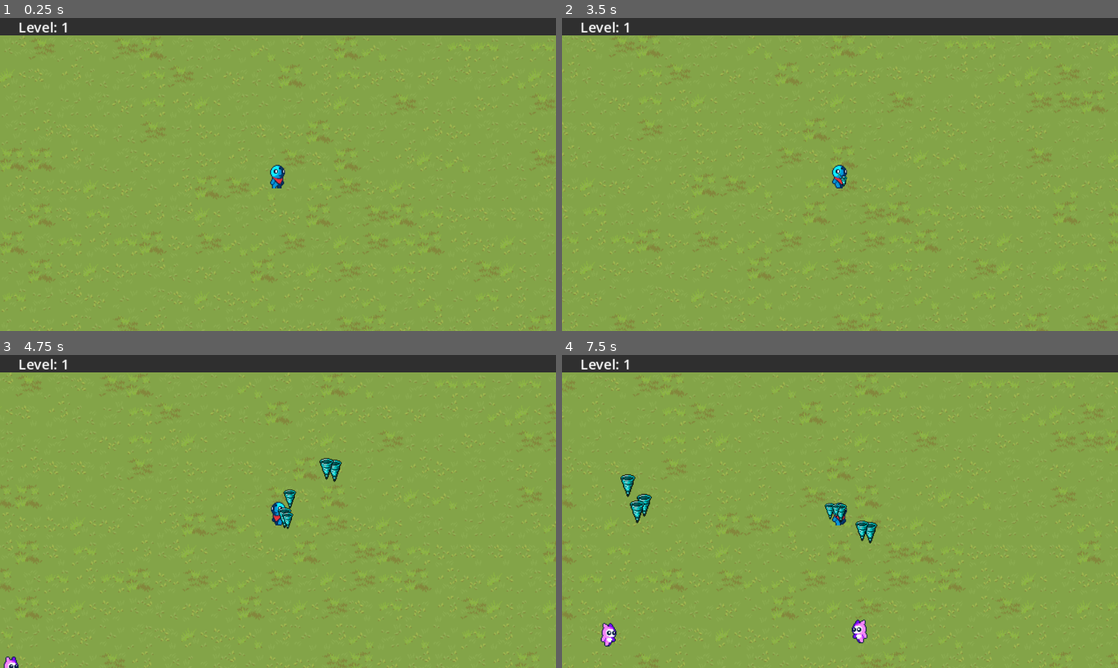
Above: before the commit, frames 1-4 (two rows, left to right).
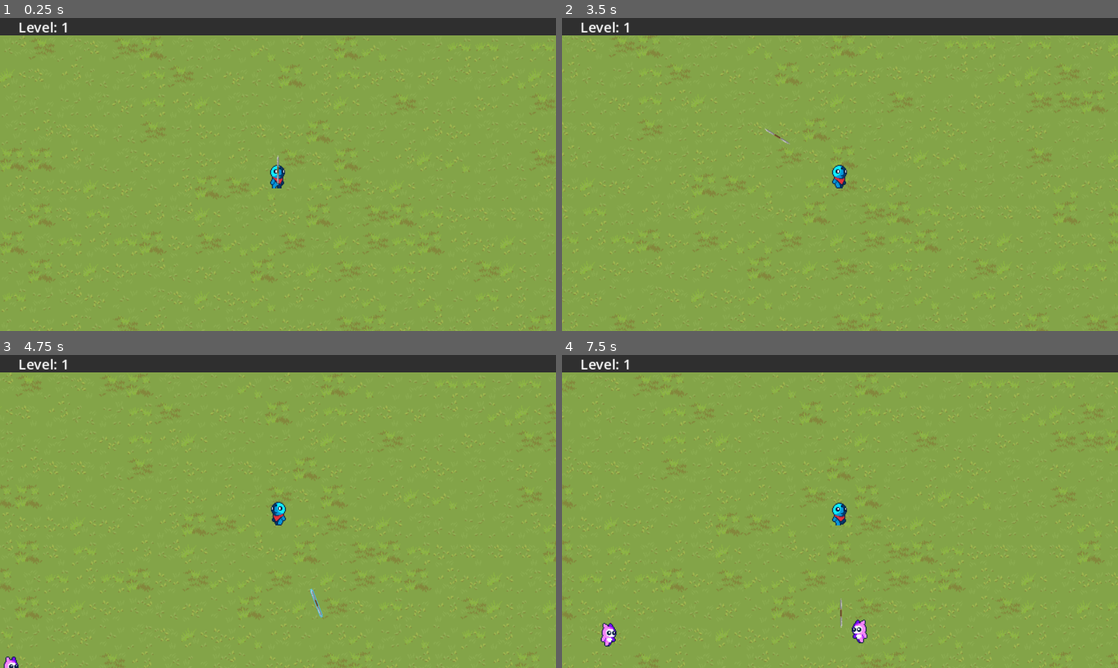
Above: after the commit, the same moments.

Repository: asuujx/andys-adventure
Game: Godot game, scene res://world/world.tscn
The game is run twice, just before and just after one commit, with the same random seed, the same clock (stepped at 60 frames per second) and the same inputs.
Inputs:
- Up to frame 1 (0.25 s): no input
- Up to frame 2 (3.5 s): tap Enter at 0.5 s; hold D (right) 0.53-1.28 s; hold S (down) 1.28-2.03 s; hold D (right) 2.03-2.78 s; hold W (up) from 2.78 s (still down)
- Up to frame 3 (4.75 s): release W (up) at 3.53 s; hold A (left) from 3.53 s (still down)
- Up to frame 4 (7.5 s): release A (left) at 5.03 s; hold S (down) 5.03-5.78 s; hold D (right) 5.78-6.53 s; hold W (up) 6.53-7.28 s; hold D (right) from 7.28 s (still down)

The runs differ from the first frame. In frame 1, less than 0.1% of the frame differs, in the area x 49-51%, y 44-54%; in frame 2, less than 0.1%; in frame 3, 0.5%; in frame 4, 0.7%, in the area x 10-57%, y 38-88%.

Commit message:
Add javelin attack

Diff:
--- /dev/null
+++ b/player/attack/javelin.gd
@@ -0,0 +1,122 @@
+extends Area2D
+
+var level = 1
+var hp = 9999
+var speed = 200.0
+var damage = 10
+var knockback_amount = 100
+var paths = 1
+var attack_size = 1.0
+var attack_speed = 4.0
+
+var target = Vector2.ZERO
+var target_array = []
+
+var angle = Vector2.ZERO
+var reset_position = Vector2.ZERO
+
+var spr_jav_reg = preload("res://assets/textures/weapon/javelin_3_new.png")
+var spr_jav_atk = preload("res://assets/textures/weapon/javelin_3_new_attack.png")
+
+@onready var player = get_tree().get_first_node_in_group("player")
+@onready var sprite = $Sprite2D
+@onready var collision = $CollisionShape2D
+@onready var attackTimer = get_node("AttackTimer")
+@onready var changeDirectionTimer = get_node("ChangeDirection")
+@onready var resetPosTimer = get_node("ResetPosTimer")
+
+signal remove_from_array(object)
+
+func _ready():
+	update_javelin()
+	_on_reset_pos_timer_timeout()
+
+func update_javelin():
+	level = player.javelin_level
+	match level:
+		1:
+			hp = 9999
+			speed = 200.0
+			damage = 10
+			knockback_amount = 100
+			paths = 1
+			attack_size = 1.0
+			attack_speed = 4.0
+	scale = Vector2(1.0, 1.0) * attack_size
+	attackTimer.wait_time = attack_speed
+
+func _physics_process(delta):
+	if target_array.size() > 0:
+		position += angle * speed * delta
+	else:
+		var player_angle = global_position.direction_to(reset_position)
+		var distance_dif = global_position - player.global_position
+		var return_speed = 20
+		if abs(distance_dif.x) > 500 or abs(distance_dif.y) > 500:
+			return_speed = 100
+		position += player_angle * return_speed * delta
+		rotation = global_position.direction_to(player.global_position).angle() + deg_to_rad(135)
+
+func add_paths():
+	emit_signal("remove_from_array", self)
+	target_array.clear()
+
+	var counter = 0
+
+	while counter < paths:
+		var new_path = player.get_random_target()
+		target_array.append(new_path)
+		counter += 1
+		enable_attack(true)
+	target = target_array[0]
+	process_path()
+
+func process_path():
+	angle = global_position.direction_to(target)
+	changeDirectionTimer.start()
+
+	var tween = create_tween()
+	var new_rotation_degrees = angle.angle() + deg_to_rad(135)
+	tween.tween_property(self, "rotation", new_rotation_degrees, 0.25).set_trans(Tween.TRANS_QUINT).set_ease(Tween.EASE_OUT)
+	tween.play()
+
+func enable_attack(atk = true):
+	if atk:
+		collision.call_deferred("set", "disabled", false)
+		sprite.texture = spr_jav_atk
+	else:
+		collision.call_deferred("set", "disabled", true)
+		sprite.texture = spr_jav_reg
+
+
+func _on_attack_timer_timeout():
+	add_paths()
+
+
+func _on_change_direction_timeout():
+	if target_array.size() > 0:
+		target_array.remove_at(0)
+		if target_array.size() > 0:
+			target = target_array[0]
+			process_path()
+			emit_signal("remove_from_array", self)
+		else:
+			enable_attack(false)
+	else:
+		changeDirectionTimer.stop()
+		attackTimer.start()
+		enable_attack(false)
+
+
+func _on_reset_pos_timer_timeout():
+	var choose_direction = randi() % 4
+	reset_position = player.global_position
+	match choose_direction:
+		0:
+			reset_position.x += 50
+		1:
+			reset_position.x -= 50
+		2:
+			reset_position.y += 50
+		3:
+			reset_position.y -= 50
--- /dev/null
+++ b/player/attack/javelin.tscn
@@ -0,0 +1,38 @@
+[gd_scene load_steps=4 format=3 uid="uid://bcis4v5aky87u"]
+
+[ext_resource type="Script" path="res://player/attack/javelin.gd" id="1_oaqog"]
+[ext_resource type="Texture2D" uid="uid://4kb4insxhkq0" path="res://assets/textures/weapon/javelin_3_new.png" id="1_u85t4"]
+
+[sub_resource type="RectangleShape2D" id="RectangleShape2D_y5jee"]
+size = Vector2(6.36396, 34.6482)
+
+[node name="Javelin" type="Area2D" groups=["attack"]]
+top_level = true
+collision_layer = 5
+collision_mask = 0
+script = ExtResource("1_oaqog")
+
+[node name="Sprite2D" type="Sprite2D" parent="."]
+texture = ExtResource("1_u85t4")
+
+[node name="CollisionShape2D" type="CollisionShape2D" parent="."]
+position = Vector2(-2.38419e-07, 0.5)
+rotation = -0.785398
+scale = Vector2(1, 1)
+shape = SubResource("RectangleShape2D_y5jee")
+disabled = true
+
+[node name="AttackTimer" type="Timer" parent="."]
+wait_time = 4.0
+one_shot = true
+autostart = true
+
+[node name="ChangeDirection" type="Timer" parent="."]
+
+[node name="ResetPosTimer" type="Timer" parent="."]
+wait_time = 3.0
+autostart = true
+
+[connection signal="timeout" from="AttackTimer" to="." method="_on_attack_timer_timeout"]
+[connection signal="timeout" from="ChangeDirection" to="." method="_on_change_direction_timeout"]
+[connection signal="timeout" from="ResetPosTimer" to="." method="_on_reset_pos_timer_timeout"]
--- a/player/player.gd
+++ b/player/player.gd
@@ -16,12 +16,14 @@
 # Attacks
 var iceSpear = preload("res://player/attack/ice_spear.tscn")
 var tornado = preload("res://player/attack/tornado.tscn")
+var javelin = preload("res://player/attack/javelin.tscn")
 
 # Attack Nodes
 @onready var iceSpearTimer = get_node("Attack/IceSpearTimer")
 @onready var iceSpearAttackTimer = get_node("Attack/IceSpearTimer/IceSpearAttackTimer")
 @onready var tornadoTimer = get_node("Attack/TornadoTimer")
 @onready var tornadoAttackTimer = get_node("Attack/TornadoTimer/TornadoAttackTimer")
+@onready var javelinBase = get_node("Attack/JavelinBase")
 
 # Ice Spear
 var ice_spear_ammo = 0
@@ -31,9 +33,13 @@
 
 # Tornado
 var tornado_ammo = 0
-var tornado_base_ammo = 5
+var tornado_base_ammo = 1
 var tornado_attack_speed = 3
-var tornado_level = 1
+var tornado_level = 0
+
+# Javelin
+var javelin_ammo = 1
+var javelin_level = 1
 
 # Enemy Related
 var enemy_close = []
@@ -74,6 +80,8 @@
 		tornadoTimer.wait_time = tornado_attack_speed
 		if tornadoTimer.is_stopped():
 			tornadoTimer.start()
+	if javelin_level > 0:
+		spawn_javelin()
 
 func get_random_target():
 	if enemy_close.size() > 0:
@@ -152,6 +160,14 @@
 		else:
 			tornadoAttackTimer.stop()
 
+func spawn_javelin():
+	var get_javelin_total = javelinBase.get_child_count()
+	var calc_spawns = javelin_ammo - get_javelin_total
+	while calc_spawns > 0:
+		var javelin_spawn = javelin.instantiate()
+		javelin_spawn.global_position = global_position
+		javelinBase.add_child(javelin_spawn)
+		calc_spawns -= 1
 
 func _on_enemy_detection_area_body_entered(body):
 	if not enemy_close.has(body):
--- a/player/player.tscn
+++ b/player/player.tscn
@@ -141,6 +141,8 @@
 
 [node name="TornadoAttackTimer" type="Timer" parent="Attack/TornadoTimer"]
 wait_time = 0.2
+
+[node name="JavelinBase" type="Node2D" parent="Attack"]
 
 [node name="EnemyDetectionArea" type="Area2D" parent="."]
 visible = false
Binary file added: assets/textures/weapon/javelin_3_new.png
Not shown, added: assets/textures/weapon/javelin_3_new.png.import
Binary file added: assets/textures/weapon/javelin_3_new_attack.png
Not shown, added: assets/textures/weapon/javelin_3_new_attack.png.import
